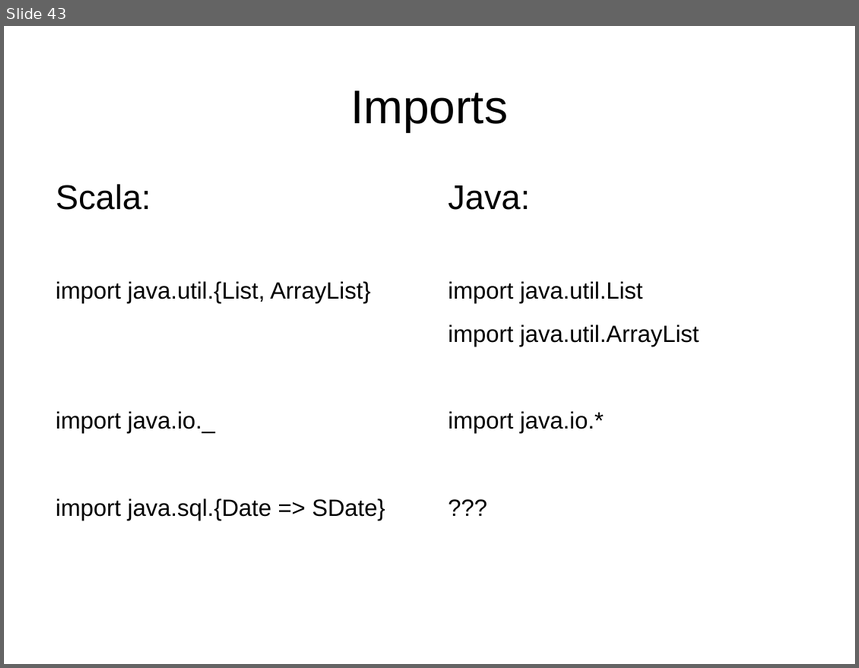
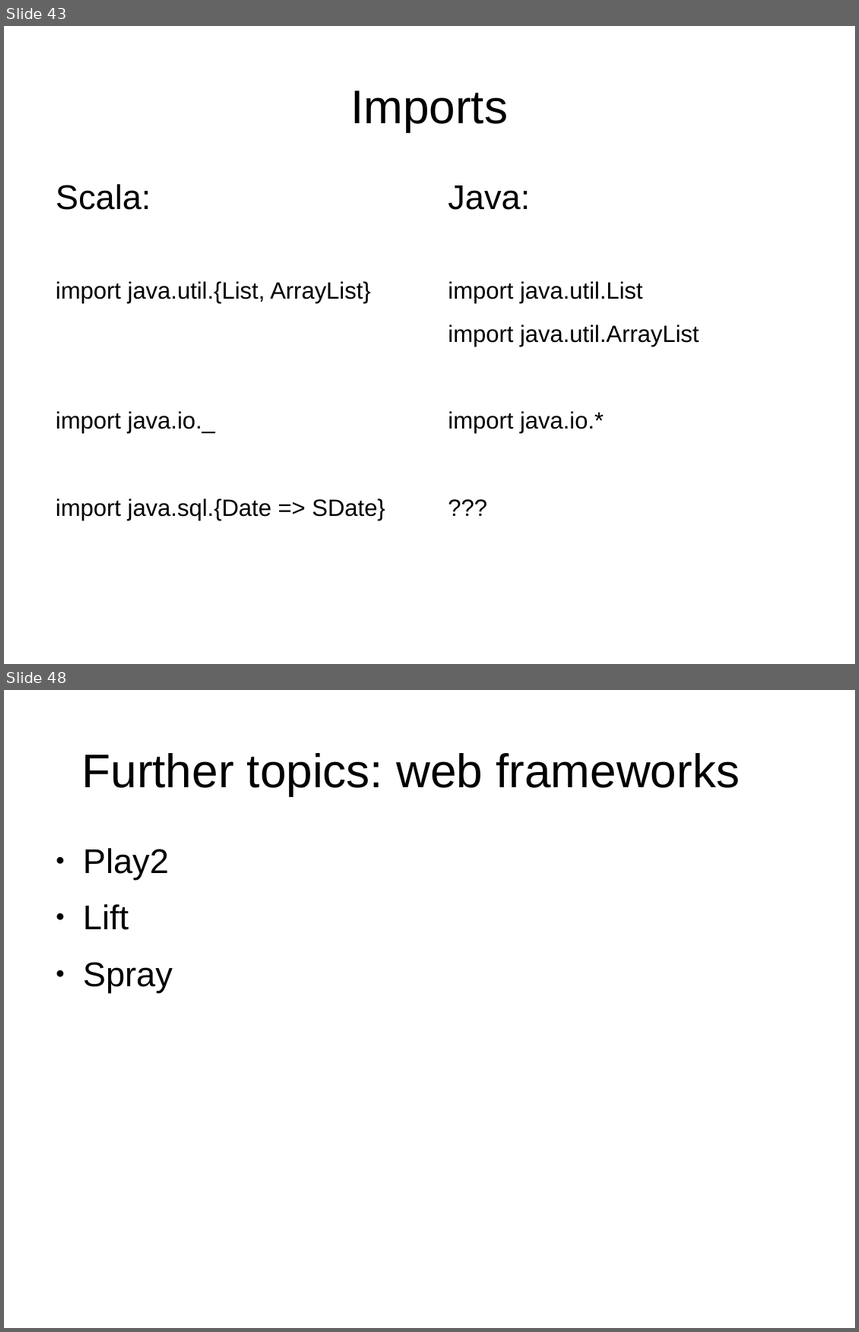
Before and after one commit to kaesler/ScalaTalk, a slide deck: my_slides/ScalaTalk.odp. Shown one above the other, each under a label of ours: slide 43 before the commit, slides 43 and 48 after it; the slides between them are not shown. The pictures are 859x668 and 859x1332 pixels, drawn with LibreOffice and Linux fonts; fonts in the diff are those of the drawing; background and template pictures are left out. Boxes give left, top, right and bottom in pixels: in the first picture for what was removed or moved away, otherwise in the second. Text is boxed around its words. In the diff, an @@ line names an element or a change of style, - is before the commit and + after.

```diff
--- a/my_slides/ScalaTalk.odp
+++ b/my_slides/ScalaTalk.odp
@@ slide 48 added at bbox=[4, 690, 855, 1328], background #FFFFFF @@
@@ title added at bbox=[82, 753, 740, 796], 44 pt, text #000000 @@
+Further topics: web frameworks
@@ text added at bbox=[83, 848, 173, 992], 32 pt, text #000000 @@
+● Play2
+● Lift
+● Spray
```
Also in this commit, not shown: 10 slides changed, 4 other slides added, 1 slide removed.
